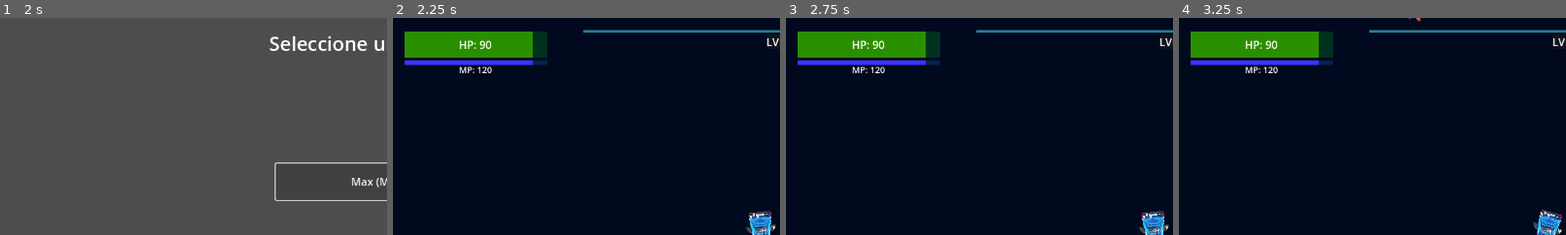
Above: before the commit, frames 1-4 (left to right).
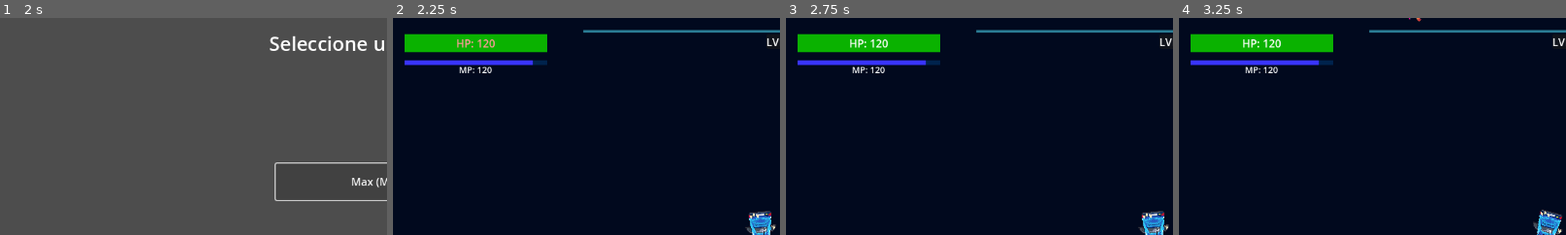
Above: after the commit, the same moments.

Repository: bkerz/VoidShips
Game: Godot game, scene res://Scenes/GUI_UI/MainUI/mainMenu.tscn
Two runs of this game, one before a commit and one after it. Both use one fixed random seed, a clock stepped at 60 frames per second and the inputs below. The engine's default icon, where the game draws it, is replaced by a stand-in: a white triangle on a blue panel in a dark square.
Inputs (mouse positions are % of the whole screen's width and height, from its top left):
- Up to frame 1 (2 s): click "Jugar" at 0.5 s; click "Max (Melee)" at 1.25 s
- Up to frame 2 (2.25 s): click "Ir al Mundo" at 2 s
- Up to frame 3 (2.75 s): no input
- Up to frame 4 (3.25 s): click (41, 96) at 2.75 s
The pictures show only the part of the screen within x 0-50%, y 0-50%; the shares and areas given below are measured in that part.

Frame 1 is identical in both runs. In frame 2, 4.4% of the frame differs, in the area x 3-40%, y 6-19%; in frame 3, 4.4%; in frame 4, 4.4%.

Commit message:
Cambios de la barra de vida
Añadi una pequeña animacion el la
HP bar del player/UI para que tenga
algo mas de feedback al ser golpeado

Diff:
--- a/Scenes/GUI_UI/PlayerGUI/playerUI.tscn
+++ b/Scenes/GUI_UI/PlayerGUI/playerUI.tscn
@@ -6,11 +6,80 @@
 [ext_resource type="Script" path="res://Scenes/GUI_UI/PlayerGUI/AtaquePrincipalScritp.gd" id="3_p25gx"]
 [ext_resource type="Texture2D" uid="uid://dd81ogoya48ha" path="res://Scenes/GUI_UI/PlayerGUI/specialAttackButton.png" id="3_v0nl1"]
 
+[sub_resource type="FontVariation" id="FontVariation_oxq5c"]
+
 [sub_resource type="StyleBoxFlat" id="StyleBoxFlat_1bwav"]
 bg_color = Color(0, 0.188235, 0.12549, 1)
 
 [sub_resource type="StyleBoxFlat" id="StyleBoxFlat_rdvkx"]
 bg_color = Color(0.164706, 0.560784, 0, 1)
+
+[sub_resource type="StyleBoxFlat" id="StyleBoxFlat_o4tsg"]
+bg_color = Color(0.164706, 0.470588, 0, 1)
+
+[sub_resource type="StyleBoxFlat" id="StyleBoxFlat_dulj6"]
+bg_color = Color(0.0235294, 0.729412, 0, 0.87451)
+
+[sub_resource type="Animation" id="Animation_tt46a"]
+resource_name = "shakeAnimation"
+length = 0.5
+tracks/0/type = "value"
+tracks/0/imported = false
+tracks/0/enabled = true
+tracks/0/path = NodePath(".:position")
+tracks/0/interp = 1
+tracks/0/loop_wrap = true
+tracks/0/keys = {
+"times": PackedFloat32Array(0, 0.1, 0.2, 0.3),
+"transitions": PackedFloat32Array(1, 1, 1, 1),
+"update": 0,
+"values": [Vector2(22, 24), Vector2(10, 24), Vector2(18, 24), Vector2(17, 24)]
+}
+tracks/1/type = "value"
+tracks/1/imported = false
+tracks/1/enabled = true
+tracks/1/path = NodePath(".:theme_override_colors/font_color")
+tracks/1/interp = 1
+tracks/1/loop_wrap = true
+tracks/1/keys = {
+"times": PackedFloat32Array(0, 0.3),
+"transitions": PackedFloat32Array(1, 1),
+"update": 0,
+"values": [Color(1, 0, 0, 1), Color(1, 1, 1, 1)]
+}
+
+[sub_resource type="Animation" id="Animation_ra23y"]
+length = 0.001
+tracks/0/type = "value"
+tracks/0/imported = false
+tracks/0/enabled = true
+tracks/0/path = NodePath(".:position")
+tracks/0/interp = 1
+tracks/0/loop_wrap = true
+tracks/0/keys = {
+"times": PackedFloat32Array(0),
+"transitions": PackedFloat32Array(1),
+"update": 0,
+"values": [Vector2(22, 24)]
+}
+tracks/1/type = "value"
+tracks/1/imported = false
+tracks/1/enabled = true
+tracks/1/path = NodePath(".:theme_override_colors/font_color")
+tracks/1/interp = 1
+tracks/1/loop_wrap = true
+tracks/1/keys = {
+"times": PackedFloat32Array(0),
+"transitions": PackedFloat32Array(1),
+"update": 0,
+"values": [Color(1, 0, 0, 1)]
+}
+
+[sub_resource type="AnimationLibrary" id="AnimationLibrary_yjayr"]
+_data = {
+"RESET": SubResource("Animation_ra23y"),
+"shakeAnimation": SubResource("Animation_tt46a")
+}
 
 [sub_resource type="StyleBoxFlat" id="StyleBoxFlat_8d7t8"]
 bg_color = Color(0, 0.137255, 0.301961, 1)
@@ -64,7 +133,7 @@
 "press": SubResource("Animation_1gosq")
 }
 
-[node name="playerUI" type="Node2D"]
+[node name="playerUI" type="Node2D" groups=["gui_Info"]]
 script = ExtResource("1_arrvw")
 
 [node name="HudUI" type="Control" parent="."]
@@ -75,15 +144,18 @@
 
 [node name="HP_Label" type="Label" parent="HudUI"]
 layout_mode = 0
-offset_left = 17.0
-offset_top = 20.0
-offset_right = 229.0
-offset_bottom = 59.0
-text = "HP: 90"
+offset_left = 22.0
+offset_top = 24.0
+offset_right = 234.0
+offset_bottom = 51.0
+theme_override_colors/font_color = Color(1, 0, 0, 1)
+theme_override_fonts/font = SubResource("FontVariation_oxq5c")
+text = "HP: 0"
 horizontal_alignment = 1
 vertical_alignment = 1
 
 [node name="PanelVidaFondo" type="Panel" parent="HudUI/HP_Label"]
+visible = false
 show_behind_parent = true
 layout_mode = 1
 anchors_preset = 15
@@ -94,6 +166,7 @@
 theme_override_styles/panel = SubResource("StyleBoxFlat_1bwav")
 
 [node name="PanelVidaFrente" type="Panel" parent="HudUI/HP_Label"]
+visible = false
 show_behind_parent = true
 layout_mode = 1
 anchors_preset = 15
@@ -103,6 +176,30 @@
 grow_horizontal = 2
 grow_vertical = 2
 theme_override_styles/panel = SubResource("StyleBoxFlat_rdvkx")
+
+[node name="HP_Bar" type="ProgressBar" parent="HudUI/HP_Label"]
+show_behind_parent = true
+layout_mode = 1
+anchors_preset = 8
+anchor_left = 0.5
+anchor_top = 0.5
+anchor_right = 0.5
+anchor_bottom = 0.5
+offset_left = -106.0
+offset_top = -13.5
+offset_right = 106.0
+offset_bottom = 13.5
+grow_horizontal = 2
+grow_vertical = 2
+theme_override_styles/background = SubResource("StyleBoxFlat_o4tsg")
+theme_override_styles/fill = SubResource("StyleBoxFlat_dulj6")
+max_value = 1000.0
+show_percentage = false
+
+[node name="shakeHpBar" type="AnimationPlayer" parent="HudUI/HP_Label"]
+libraries = {
+"": SubResource("AnimationLibrary_yjayr")
+}
 
 [node name="MP_Label" type="Label" parent="HudUI"]
 layout_mode = 0
--- a/Scenes/GUI_UI/PlayerGUI/playerUIScript.gd
+++ b/Scenes/GUI_UI/PlayerGUI/playerUIScript.gd
@@ -1,4 +1,13 @@
 extends Node2D
 
+#Strings
+const liveLabelText= "HP: "
+
 func _ready():
+	$HudUI/HP_Label/HP_Bar.max_value= GLOBALMANAGER.playerMaxLife
 	global_position = Vector2(0,0)
+
+func actualizeHpBar(amount):
+	$HudUI/HP_Label/HP_Bar.set_value_no_signal(amount)
+	$HudUI/HP_Label.text = liveLabelText + str(amount)
+	$HudUI/HP_Label/shakeHpBar.play("shakeAnimation")
--- a/Scenes/Players/Max´s/MaxPlayerScript.gd
+++ b/Scenes/Players/Max´s/MaxPlayerScript.gd
@@ -7,7 +7,7 @@
 var knockBack_vector= 0
 var knockBack_force= .070
 
-var vida= 100
+var vida
 var ataqueMaximo=30
 var ataqueMinimo=10
 var speed = 400
@@ -18,6 +18,7 @@
 
 
 func _ready():
+	vida = GLOBALMANAGER.playerMaxLife
 	asignarHud()
 
 #Detecta si se esta moviendo usando W/A/S/D como referencia
@@ -50,6 +51,7 @@
 	var hudPath= preload("res://Scenes/GUI_UI/PlayerGUI/playerUI.tscn")
 	var hudInstance= hudPath.instantiate()
 	get_parent().add_child(hudInstance)
+	get_tree().call_group("gui_Info","actualizeHpBar",float(vida))
 
 
 #Instancia y "dispara" una escena de bullet dandosela como hijo a su padre
--- a/Scenes/Players/Max´s/takeDamagePlayerScript.gd
+++ b/Scenes/Players/Max´s/takeDamagePlayerScript.gd
@@ -7,8 +7,10 @@
 	aux= $"..".vida
 	if aux <= damage:
 		$"..".deadPlayer()
+		get_tree().call_group("gui_Info","actualizeHpBar",0)
 	if invincible== false:
 		$"..".vida = $"..".vida - damage
+		get_tree().call_group("gui_Info","actualizeHpBar",float($"..".vida))
 		$"..".knockBackTake(enemyPosition)
 	else:
 		pass
--- a/Singletons/GLOBALMANAGER.gd
+++ b/Singletons/GLOBALMANAGER.gd
@@ -1,6 +1,6 @@
 extends Node
 
-const playerMaxLife= 100
+const playerMaxLife= 120
 const playerMaxVelocidad= 300
 const playerMaxAtaque= 20
 
Not shown: 1 places in Scenes/GUI_UI/PlayerGUI/playerUI.tscn that only renumber resources
